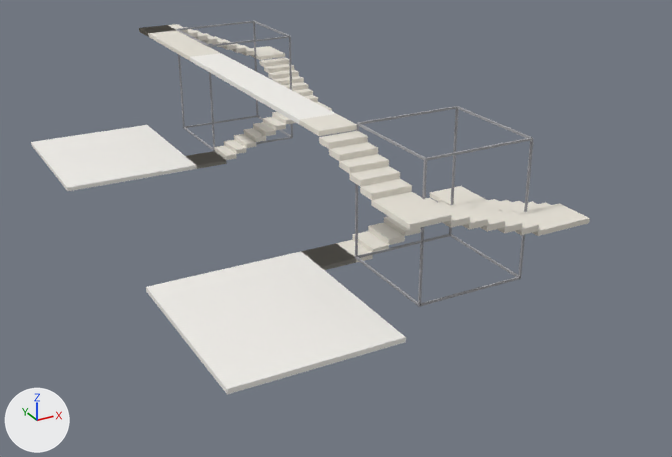
Renders of the glTF model examples/walkthrough/ideal/route_to_g29.glb from each side of a commit.
Camera for both pictures: a camera (50 mm lens) standing at (-2.7, -31.1, 12.3) and looking at (11.1, -6.0, -0.2). Every picture has the same lights, and +X, +Y and +Z are marked at lower left. The older version comes first. Vertices at exactly the same position are counted once.

Before the edit, the objects in view are built like this:
```python
me_atrium = bpy.data.meshes.new('atrium')
me_atrium.from_pydata(...)  # 192 vertices, 288 faces; spans x 10.2..13.8, y -12.3..6.3, z 0.0..4.3
me_atrium.materials.append(mat_atrium)  # grey #a0a0a4
me_floor = bpy.data.meshes.new('floor')
me_floor.from_pydata(...)  # 36 vertices, 60 faces; spans x 4.0..10.2, y -13.5..7.5, z -0.2..4.2
me_floor.materials.append(mat_floor)  # white #f3f1ec
# before: 15 (9.0, -7.5, 4.2) at pixel (299, 119), 16 (10.2, -7.5, 4.2) at pixel (336, 113), 19 (10.2, -7.5, 4.1), 20 (9.0, -7.5, 4.1) at pixel (299, 124)
me_stairs = bpy.data.meshes.new('stairs')
me_stairs.from_pydata(...)  # 352 vertices, 696 faces; spans x 9.0..15.0, y -13.5..7.5, z -0.2..4.2
me_stairs.materials.append(mat_stairs)  # white #e7e2d7
ob_atrium = bpy.data.objects.new('atrium', me_atrium)
ob_atrium.location = (0.0, 0.0, 0.0)
ob_floor = bpy.data.objects.new('floor', me_floor)
ob_floor.location = (0.0, 0.0, 0.0)
ob_stairs = bpy.data.objects.new('stairs', me_stairs)
ob_stairs.location = (0.0, 0.0, 0.0)
```
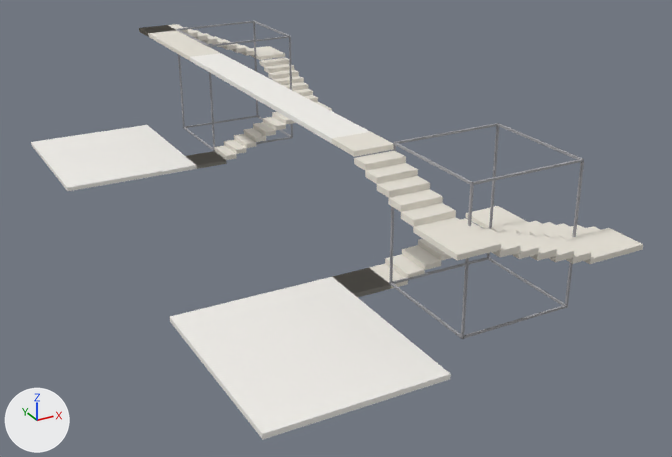
Changed parts and their boxes [x1, y1, x2, y2] in the pictures (672 x 457 px; the box of a moved part takes in the faces that stretch with it):
'floor', reshaped (12% wider, 13% taller)
    before: [31, 53, 406, 394]
    after: [31, 53, 451, 439]
'stairs', reshaped (12% wider, 11% taller)
    before: [139, 24, 590, 270]
    after: [139, 24, 643, 297]
part 1 of me_floor, moved or reshaped
    before: [146, 251, 406, 394]
    after: [170, 277, 451, 439]
part 2 of me_floor, moved or reshaped
    before: [190, 53, 336, 124]
    after: [190, 53, 370, 143]
part 3 of me_stairs, moved or reshaped
    before: [319, 131, 452, 230]
    after: [354, 151, 501, 261]
part 4 of me_stairs, moved or reshaped
    before: [432, 201, 590, 236]
    after: [478, 227, 643, 264]
part 5 of me_stairs, moved or reshaped
    before: [430, 186, 550, 213]
    after: [466, 206, 600, 239]
part 6 of me_stairs, moved or reshaped
    before: [352, 198, 436, 252]
    after: [385, 218, 483, 278]
part 7 of me_stairs, moved or reshaped
    before: [301, 240, 373, 270]
    after: [332, 264, 408, 297]
part 8 of me_stairs, moved or reshaped
    before: [299, 114, 357, 136]
    after: [332, 132, 394, 157]

Diff of the bpy script that builds the scene:
```diff
--- a/examples/walkthrough/ideal/route_to_g29.glb.py
+++ b/examples/walkthrough/ideal/route_to_g29.glb.py
@@ me_floor @@
 # used by ob_floor; location = (0.0, 0.0, 0.0)
-me_floor.from_pydata(...)  # 36 vertices, 60 faces; spans x 4.0..10.2, y -13.5..7.5, z -0.2..4.2
+me_floor.from_pydata(...)  # 36 vertices, 60 faces; spans x 4.0..10.2, y -15.5..7.5, z -0.2..4.2
+# me_floor part 1: the loose piece of 14 vertices spanning x 4.0..10.2, y -13.5..-7.5, z -0.2..0.0 is moved by (0.0, -2.0, 0.0)
+# me_floor part 2
+for i in [15, 16, 19, 20]: me_floor.vertices[i].co += Vector((0.0, -2.0, 0.0))
 me_floor.materials.append(mat_floor)
@@ me_stairs @@
 # used by ob_stairs; location = (0.0, 0.0, 0.0)
-me_stairs.from_pydata(...)  # 352 vertices, 696 faces; spans x 9.0..15.0, y -13.5..7.5, z -0.2..4.2
+me_stairs.from_pydata(...)  # 352 vertices, 696 faces; spans x 9.0..15.0, y -15.5..7.5, z -0.2..4.2
+# me_stairs part 3: the loose piece of 42 vertices spanning x 9.0..10.2, y -13.5..-8.8, z 3.0..4.1 is moved by (0.0, -2.0, 0.0)
+# me_stairs part 4: the loose piece of 42 vertices spanning x 10.2..15.0, y -13.5..-12.2, z 2.0..3.0 is moved by (0.0, -2.0, 0.0)
+# me_stairs part 5: the loose piece of 42 vertices spanning x 13.8..15.0, y -12.2..-7.5, z 0.9..1.9 is moved by (0.0, -2.0, 0.0)
+# me_stairs part 6: the loose piece of 32 vertices spanning x 10.8..13.8, y -8.8..-7.5, z 0.0..0.9 is moved by (0.0, -2.0, 0.0)
+# me_stairs part 7: the loose piece of 12 vertices spanning x 9.0..10.8, y -8.8..-7.5, z -0.2..0.0 is moved by (0.0, -2.0, 0.0)
+# me_stairs part 8: the loose piece of 8 vertices spanning x 9.0..10.2, y -8.8..-7.5, z 4.1..4.2 is moved by (0.0, -2.0, 0.0)
 me_stairs.materials.append(mat_stairs)
```
